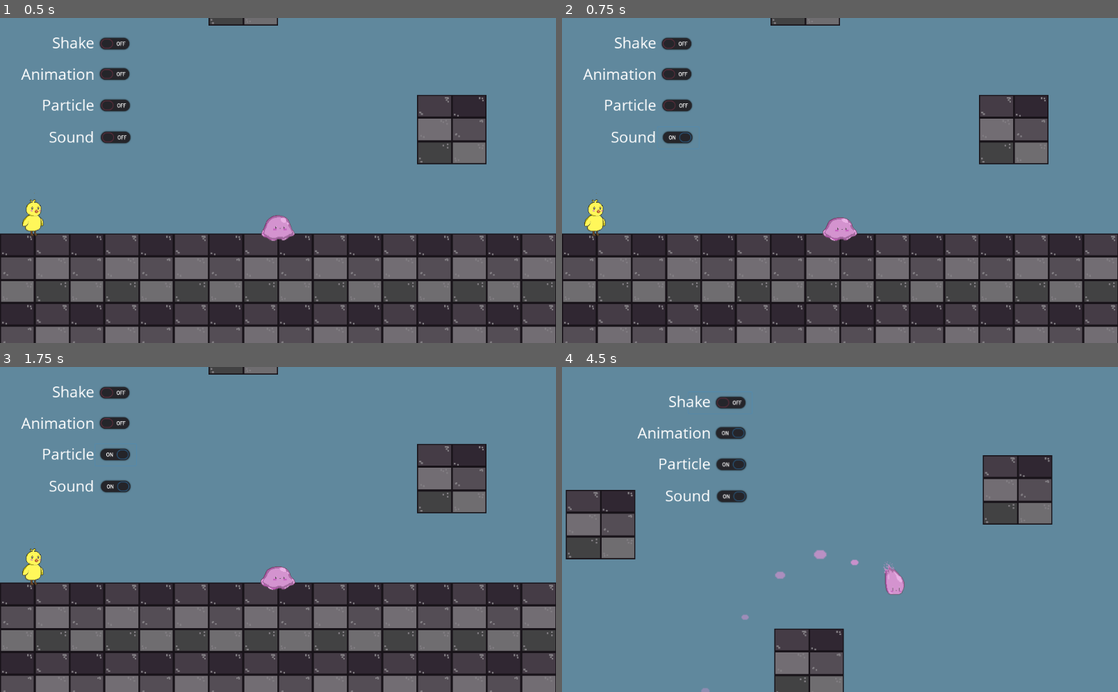
Above: before the commit, frames 1-4 (two rows, left to right).
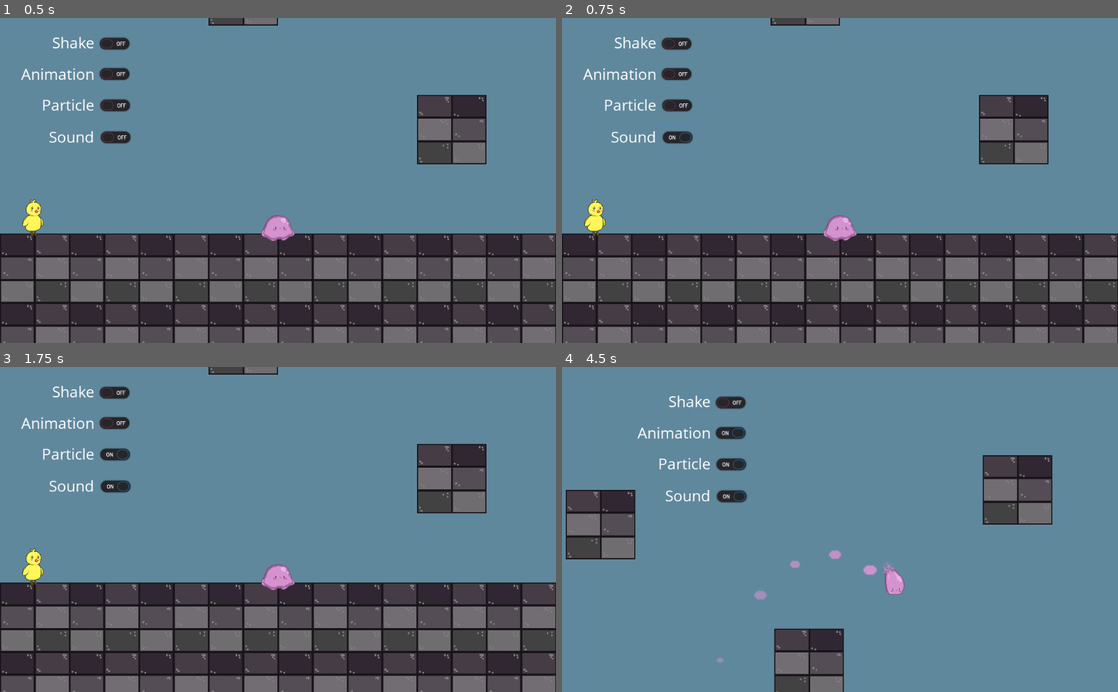
Above: after the commit, the same moments.

Repository: reginauwu/Prototype2GameFeel
Game: Godot game, scene res://reginaSceneTesting.tscn
Same seed, same stepped clock (60 frames per second), same inputs: the game is played once before the commit and once after it. Sound files missing from this copy of the repository are replaced by a short silence.
Inputs (mouse positions are in pixels of both pictures, inside the frame that each line leads up to):
- Up to frame 1 (0.5 s): no input
- Up to frame 2 (0.75 s): click (678, 138) at 0.5 s
- Up to frame 3 (1.75 s): click (116, 454) at 1.25 s
- Up to frame 4 (4.5 s): click (678, 422) at 2 s; click (667, 393) at 2.75 s; tap Enter at 3.5 s; hold D (right) from 3.53 s (still down); tap W (jump) at 3.77 s

Frame 1 is identical in both runs. In frame 2, less than 0.1% of the frame differs, in the area x 46-54%, y 60-69%; in frame 3, less than 0.1%; in frame 4, 0.4%, in the area x 25-57%, y 56-100%.

Commit message:
toggles back to false

Diff:
--- a/Global.gd
+++ b/Global.gd
@@ -1,7 +1,7 @@
 extends Node
 
 var camera = null
-var shake_button_toggle = true
-var animation_toggle = true
-var particle_toggle = true
-var sound_toggle = true
+var shake_button_toggle = false
+var animation_toggle = false
+var particle_toggle = false
+var sound_toggle = false
